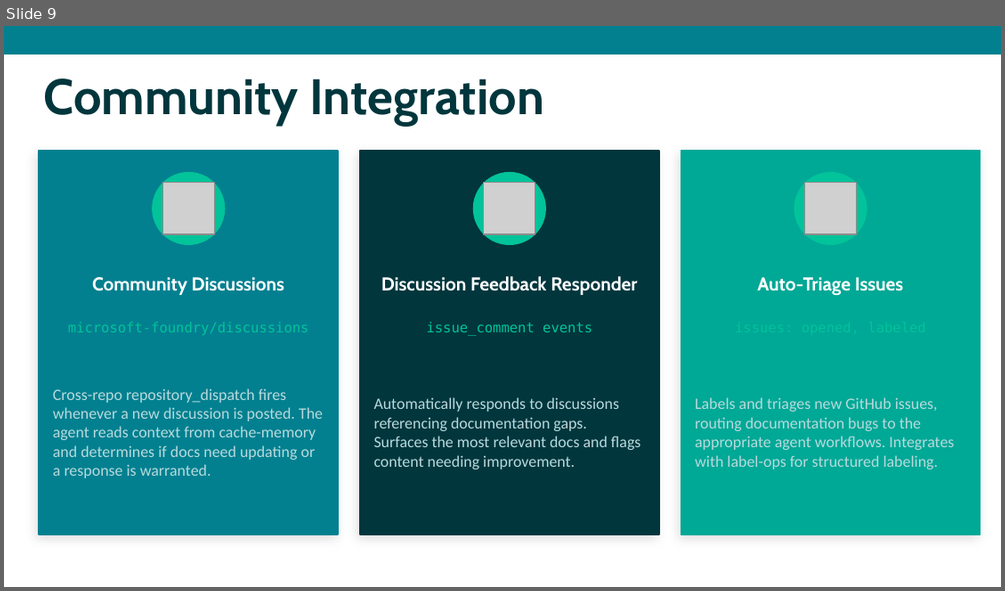
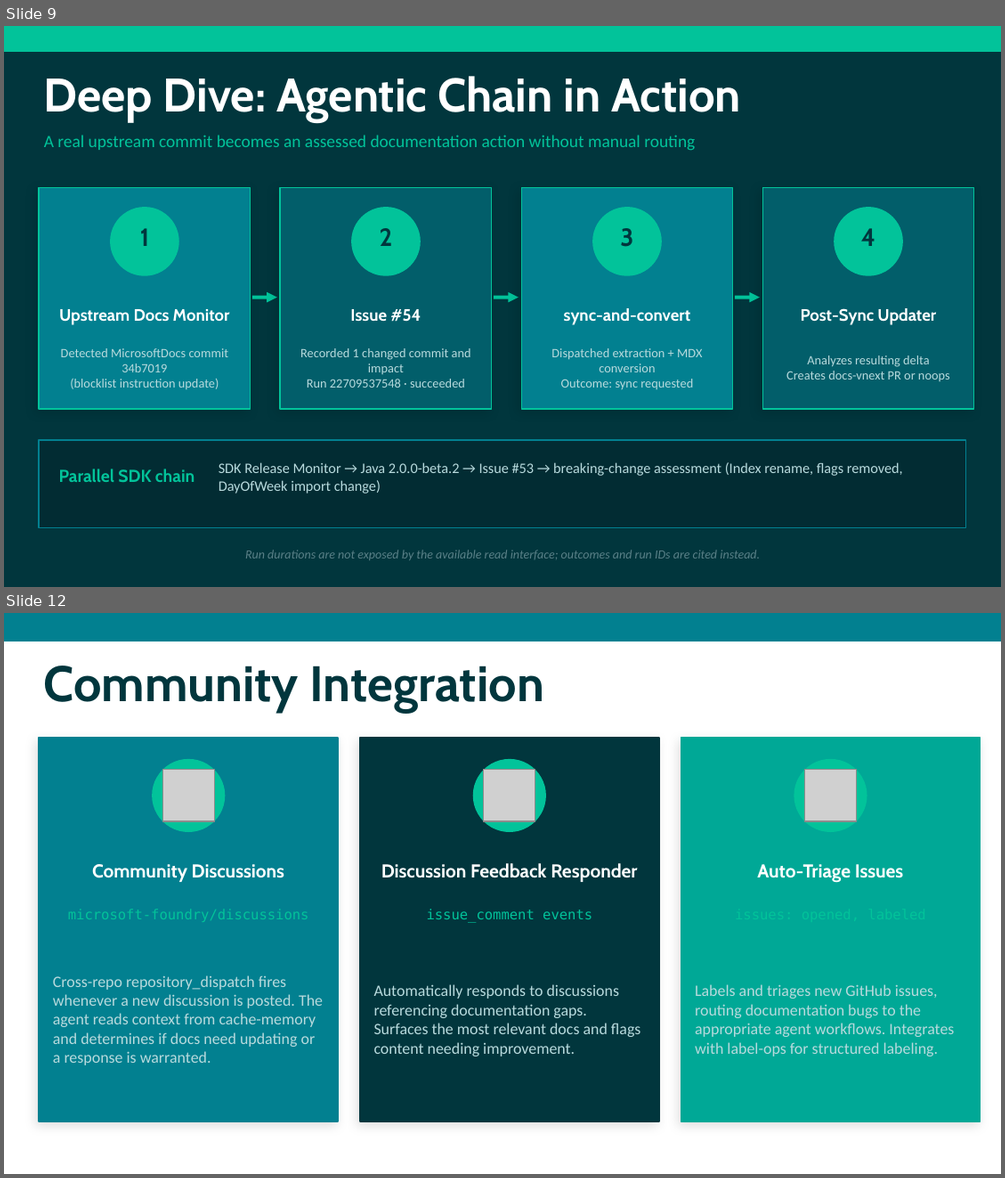
Before and after one commit to nicholasdbrady/foundry-docs, a slide deck: slides/foundry-docs-overview.pptx. Shown one above the other, each under a label of ours: slide 9 before the commit, slides 9 and 12 after it; the slides between them are not shown. The pictures are 1005x591 and 1005x1178 pixels, drawn with LibreOffice and Linux fonts; fonts in the diff are those of the drawing; grey boxes stand for pictures. Boxes give left, top, right and bottom in pixels: in the first picture for what was removed or moved away, otherwise in the second. Text is boxed around its words. In the diff, an @@ line names an element or a change of style, - is before the commit and + after.

```diff
--- a/slides/foundry-docs-overview.pptx
+++ b/slides/foundry-docs-overview.pptx
@@ slide 9 added at (4, 26, 1001, 587), background #01363D @@
@@ rectangle added at (4, 26, 1001, 51), fill #02C39A, outline #02C39A 1 pt @@
@@ text added at (44, 76, 741, 121), 34 pt, text #FFFFFF, bold @@
+Deep Dive: Agentic Chain in Action
@@ text added at (44, 135, 695, 151), 12.5 pt, text #02C39A @@
+A real upstream commit becomes an assessed documentation action without manual routing
@@ rectangle added at (39, 187, 251, 409), fill #028090, outline #02C39A 1 pt @@
@@ ellipse added at (111, 208, 178, 275), fill #02C39A, outline #02C39A 1 pt @@
@@ rectangle added at (280, 187, 492, 409), fill #025E6A, outline #02C39A 1 pt @@
@@ ellipse added at (352, 208, 420, 275), fill #02C39A, outline #02C39A 1 pt @@
@@ rectangle added at (521, 187, 733, 409), fill #028090, outline #02C39A 1 pt @@
@@ ellipse added at (593, 208, 661, 275), fill #02C39A, outline #02C39A 1 pt @@
@@ rectangle added at (762, 187, 974, 409), fill #025E6A, outline #02C39A 1 pt @@
@@ ellipse added at (834, 208, 902, 275), fill #02C39A, outline #02C39A 1 pt @@
@@ text added at (140, 228, 149, 246), 18 pt, text #01363D, bold @@
+1
@@ text added at (380, 228, 393, 246), 18 pt, text #01363D, bold @@
+2
@@ text added at (620, 228, 633, 247), 18 pt, text #01363D, bold @@
+3
@@ text added at (861, 228, 875, 246), 18 pt, text #01363D, bold @@
+4
@@ text added at (59, 309, 230, 325), 12 pt, text #FFFFFF, bold @@
+Upstream Docs Monitor
@@ arrow added from (252, 297) to (277, 297), #02C39A 2.5 pt @@
@@ text added at (350, 309, 421, 321), 12 pt, text #FFFFFF, bold @@
+Issue #54
@@ arrow added from (494, 297) to (518, 297), #02C39A 2.5 pt @@
@@ text added at (564, 308, 691, 325), 12 pt, text #FFFFFF, bold @@
+sync-and-convert
@@ arrow added from (735, 297) to (760, 297), #02C39A 2.5 pt @@
@@ text added at (801, 308, 936, 325), 12 pt, text #FFFFFF, bold @@
+Post-Sync Updater
@@ text added at (61, 348, 229, 390), 9.2 pt, text #B8DADD @@
+Detected MicrosoftDocs commit 34b7019
+(blocklist instruction update)
@@ text added at (300, 348, 471, 387), 9.2 pt, text #B8DADD @@
+Recorded 1 changed commit and impact
+Run 22709537548 · succeeded
@@ text added at (551, 348, 702, 390), 9.2 pt, text #B8DADD @@
+Dispatched extraction + MDX conversion
+Outcome: sync requested
@@ text added at (786, 355, 950, 381), 9.2 pt, text #B8DADD @@
+Analyzes resulting delta
+Creates docs-vnext PR or noops
@@ rectangle added at (39, 440, 966, 527), fill #022C33, outline #028090 1 pt @@
@@ text added at (59, 468, 194, 482), 12.5 pt, text #02C39A, bold @@
+Parallel SDK chain
@@ text added at (218, 462, 903, 493), 10.5 pt, text #B8DADD @@
+SDK Release Monitor → Java 2.0.0-beta.2 → Issue #53 → breaking-change assessment (Index rename, flags removed, DayOfWeek import change)
@@ text added at (245, 549, 760, 560), 9 pt, text #5A8087, italic @@
+Run durations are not exposed by the available read interface; outcomes and run IDs are cited instead.
@@ what was slide 9 is now slide 12 @@
```
Also in this commit, not shown: 8 slides changed, 3 other slides added, 1 slide removed, 1 other file.
